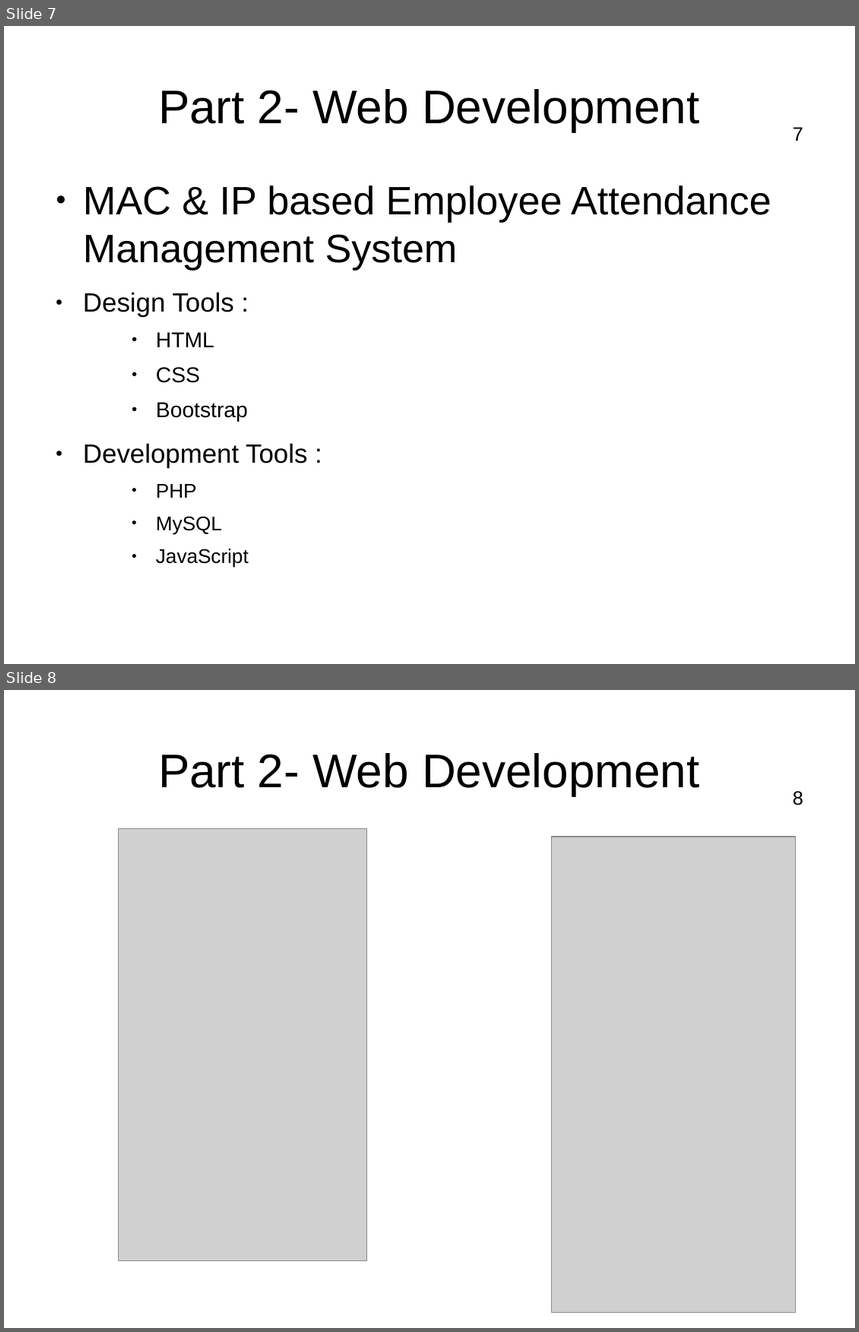
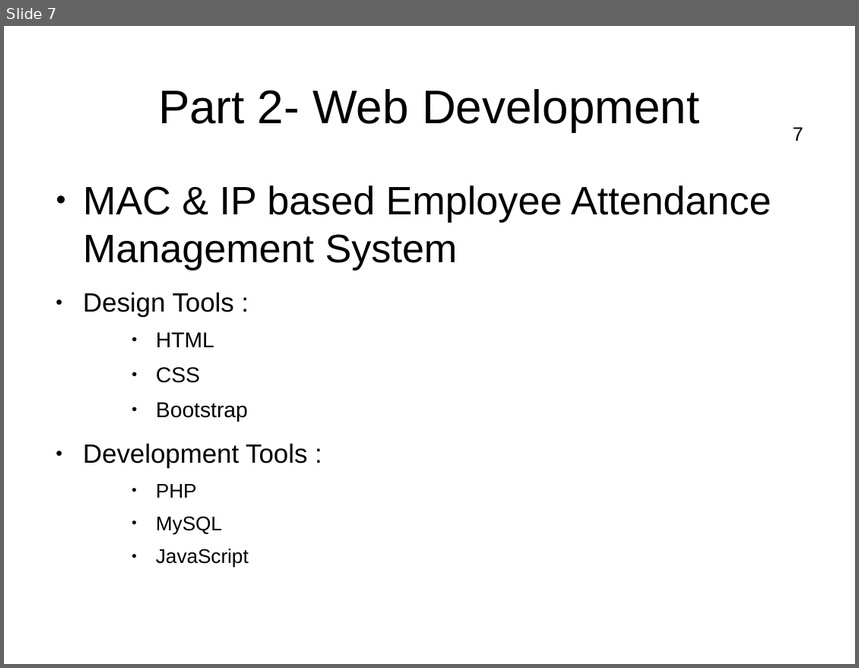
Before and after one commit to MAliAbrarKhan19/EAMS-IP-MAC-based-Employee-Attendance-Management-System, a slide deck: Presentation_ID_115_121_Sec8A_Mobile Computing lab.pptx. Shown one above the other, each under a label of ours: slides 7 and 8 before the commit, slide 7 after it. The pictures are 859x1332 and 859x668 pixels, drawn with LibreOffice and Linux fonts; fonts in the diff are those of the drawing; grey boxes stand for pictures; background and template pictures are left out. Boxes give left, top, right and bottom in pixels: in the first picture for what was removed or moved away, otherwise in the second. Text is boxed around its words. In the diff, an @@ line names an element or a change of style, - is before the commit and + after.

```diff
--- a/Presentation_ID_115_121_Sec8A_Mobile Computing lab.pptx
+++ b/Presentation_ID_115_121_Sec8A_Mobile Computing lab.pptx
@@ slide 8 removed at <box>4,690,855,1328</box>, background picture (left out) @@
@@ text removed at <box>158,753,700,796</box> @@
-Part 2- Web Development
@@ page number removed at <box>793,791,804,806</box> @@
-8
@@ picture removed at <box>119,829,367,1262</box> @@
@@ picture removed at <box>552,837,796,1313</box> @@
```
Also in this commit, not shown: 5 slides changed, 1 slide added, 2 other slides removed, 1 other file.
